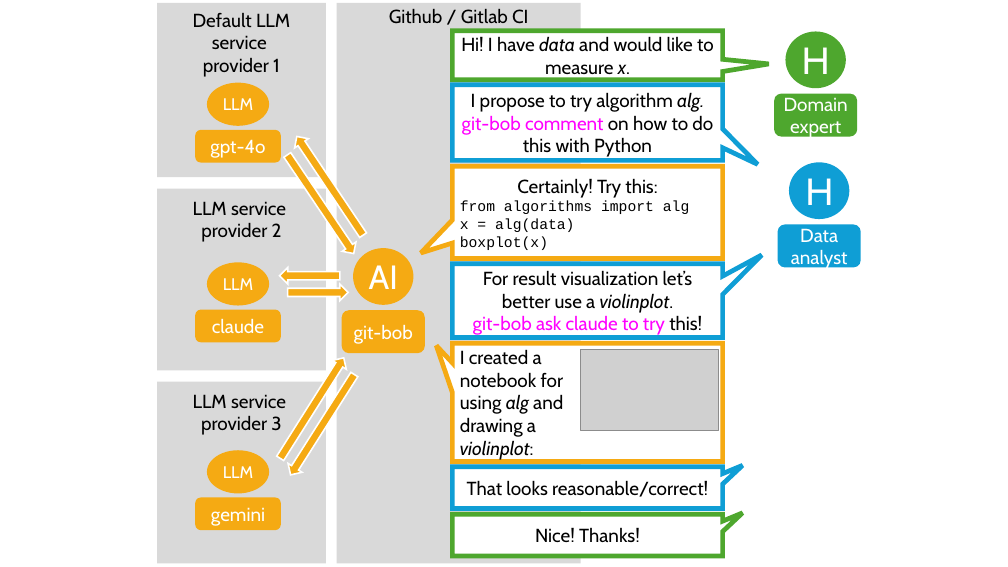
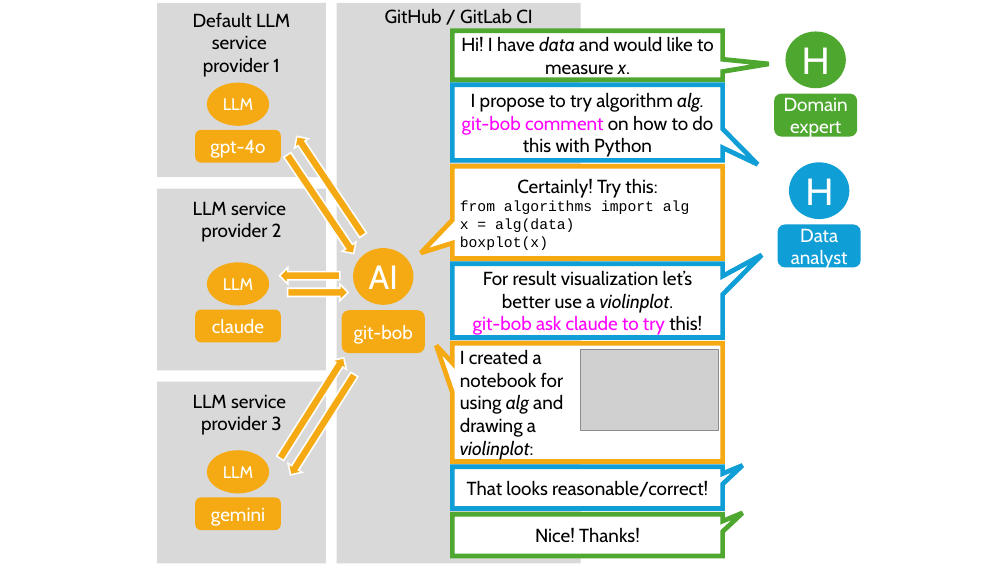
Before and after one commit to haesleinhuepf/git-bob-manuscript, a slide deck: slide 1 of fig1_scheme.pptx. Drawn at 1008x567 pixels with LibreOffice and Linux fonts; fonts in the diff are those of the drawing; grey boxes stand for pictures. Boxes give left, top, right and bottom in pixels: in the first picture for what was removed or moved away, otherwise in the second. Text is boxed around its words. In the diff, an @@ line names an element or a change of style, - is before the commit and + after.

Commit message:
fixed typo

```diff
--- a/fig1_scheme.pptx
+++ b/fig1_scheme.pptx
@@ text in rectangle at (385,9,532,24): text changed @@
-Github / Gitlab CI
+GitHub / GitLab CI
```
